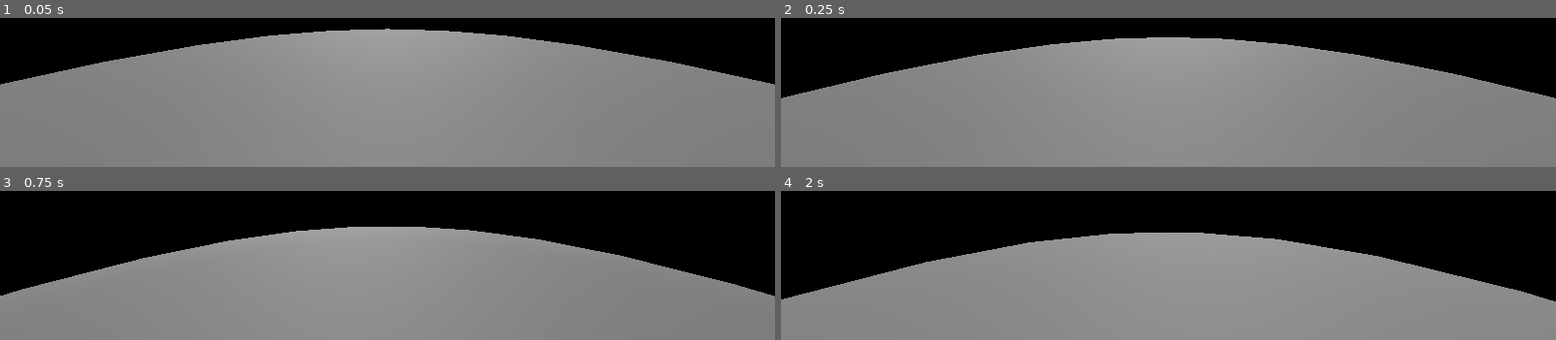
Above: before the commit, frames 1-4 (two rows, left to right).
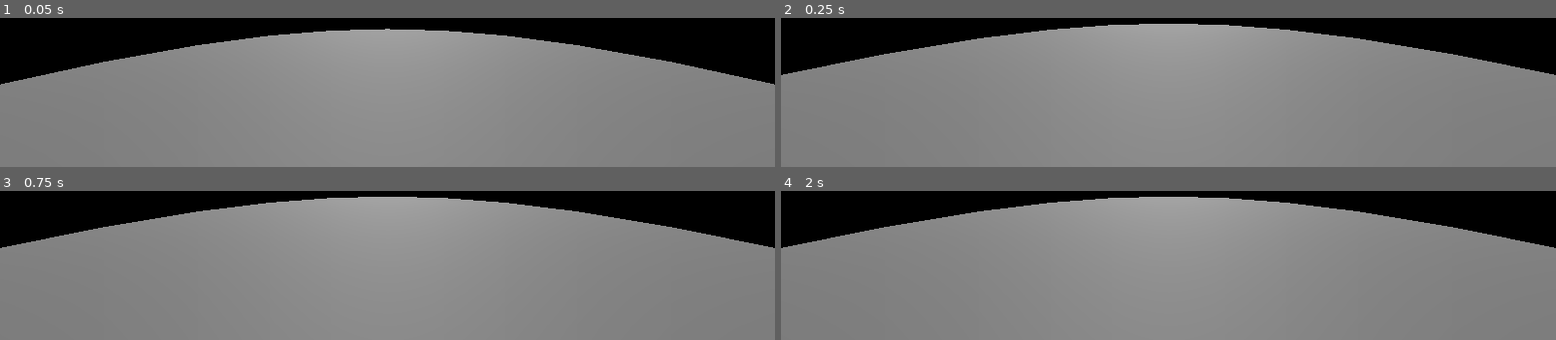
Above: after the commit, the same moments.

Repository: addmix/planetary-player-controller
Game: Godot game, scene res://Spatial.tscn
Same seed, same stepped clock (60 frames per second), same inputs: the game is played once before the commit and once after it.
Inputs (mouse positions are in pixels of both pictures, inside the frame that each line leads up to):
- Up to frame 1 (0.05 s): no input
- Up to frame 2 (0.25 s): no input
- Up to frame 3 (0.75 s): move the mouse to (outside the picture) at 0.52 s; hold W (forward) from 0.53 s (still down); hold Ctrl (crouch) from 0.53 s (still down)
- Up to frame 4 (2 s): keep holding W (forward); tap Space (jump) at 0.77, 1.52 s; move the mouse to (outside the picture) at 1.27 s; release Ctrl (crouch) at 1.28 s; tap Ctrl (crouch) at 1.35 s

Frame 1 is identical in both runs. In frame 2, 12% of the frame differs, in the area x 0-100%, y 3-54%; in frame 3, 24%; in frame 4, 28%, in the area x 0-100%, y 3-75%.
Error after the commit: Parse Error: Identifier "TransformUtils" not declared in the current scope. (res://PhysicsPlayer.gd:77)

Commit message:
Misc 4.0/git fixes

Diff:
--- a/PhysicsPlayer.gd
+++ b/PhysicsPlayer.gd
@@ -74,7 +74,7 @@
 	var desired_orientation := Basis(right_axis, up, last_direction).orthonormalized()
 
 	var inv := global_transform.basis.inverse()
-	var force : Quaternion = MathUtils.quat_to_axis_angle((desired_orientation * inv).get_rotation_quaternion())
+	var force : Vector4 = TransformUtils.quat_to_axis_angle((desired_orientation * inv).get_rotation_quaternion())
 	apply_torque(Vector3(force.x, force.y, force.z) * force.w * rotation_force)
 
 func rotation_damping(delta : float, _body_state : PhysicsDirectBodyState3D) -> void:
--- a/spring_arm3d.gd
+++ b/spring_arm3d.gd
@@ -1,12 +1,12 @@
-extends Spatial
-class_name SpringArm3D
+extends Node3D
+class_name SpringArmSegment3D
 
 var parent_spring : SpringArm3D
-var parent_physics_body : RigidBody
+var parent_physics_body : RigidBody3D
 
 #how much z torque is transmitted to the parent spring
-export var torque_transmission : float = 0.5
-export var inertia_tensor := Vector3(1, 1, 1) setget set_inertia_tensor
+@export var torque_transmission : float = 0.5
+@export var inertia_tensor := Vector3(1, 1, 1)# setget set_inertia_tensor
 var inverse_inertia_tensor : Vector3 = Vector3(1, 1, 1)
 
 func set_inertia_tensor(value : Vector3) -> void:
@@ -14,19 +14,19 @@
 	inverse_inertia_tensor = Vector3(1, 1, 1) / inertia_tensor
 
 var spring := Spring3D.new()
-export var position : Vector3 = rotation setget set_position
-export var velocity := Vector3.ZERO setget set_velocity
-export var target : Vector3 = rotation setget set_target
-export var damping : float = 0.5 setget set_damping
-export var speed : float = 10.0 setget set_speed
-export var mass : float = 1.0 setget set_mass
-export var clamp_x : bool = false setget set_clamp_x
-export var clamp_y : bool = false setget set_clamp_y
-export var clamp_z : bool = false setget set_clamp_z
-export var _max := Vector3(0, 0, 0) setget set_max
-export var _min := Vector3(0, 0, 0) setget set_min
+@export var _position : Vector3 = rotation# setget set_position
+@export var velocity := Vector3.ZERO# setget set_velocity
+@export var target : Vector3 = rotation# setget set_target
+@export var damping : float = 0.5# setget set_damping
+@export var speed : float = 10.0# setget set_speed
+@export var mass : float = 1.0# setget set_mass
+@export var clamp_x : bool = false# setget set_clamp_x
+@export var clamp_y : bool = false# setget set_clamp_y
+@export var clamp_z : bool = false# setget set_clamp_z
+@export var _max := Vector3(0, 0, 0)# setget set_max
+@export var _min := Vector3(0, 0, 0)# setget set_min
 
-func set_position(value : Vector3) -> void:
+func _set_position(value : Vector3) -> void:
 	position = value
 	update_spring()
 func set_velocity(value : Vector3) -> void:
@@ -68,14 +68,14 @@
 	spring.speed = speed
 	spring.mass = mass
 
-func get_class() -> String:
-	return "SpringArm3D"
+#func get_class() -> String:
+	#return "SpringArm3D"
 
 func _ready() -> void:
 	if get_parent().get_class() == "SpringArm3D":
 		parent_spring = get_parent() as SpringArm3D
 	elif get_parent().get_class() == "RigidBody":
-		parent_physics_body = get_parent() as RigidBody
+		parent_physics_body = get_parent() as RigidBody3D
 
 func _process(delta : float) -> void:
 	spring.positionvelocity(delta)
@@ -91,14 +91,14 @@
 	var parent_force : Vector3 = -direction * dot
 
 	torque = torque / distance * inverse_inertia_tensor
-	spring.apply_force(transform.basis.xform(torque))
+	spring.apply_force(transform.basis * torque)
 
 	_apply_impulse(parent_force, torque.z)
 
 func _apply_impulse(parent_force : Vector3, torque : float) -> void:
 	#forces up the chain
 	if parent_spring:
-		parent_force = transform.basis.xform(parent_force)
+		parent_force = transform.basis * parent_force
 		parent_spring.apply_impulse(transform.origin, parent_force)
 		spring.apply_force(Vector3(0, 0, torque))
 #	elif parent_physics_body:
